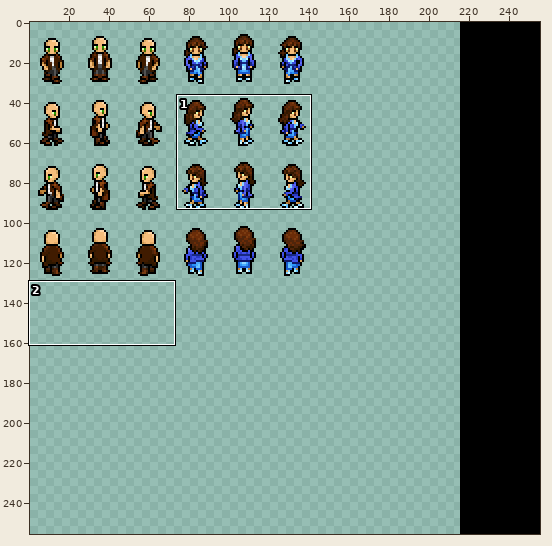
Two versions of one sprite sheet, graphics/characters/char1.png. Above: a wide view before the commit, with the close-up outlined.
Close-up. The starting point:
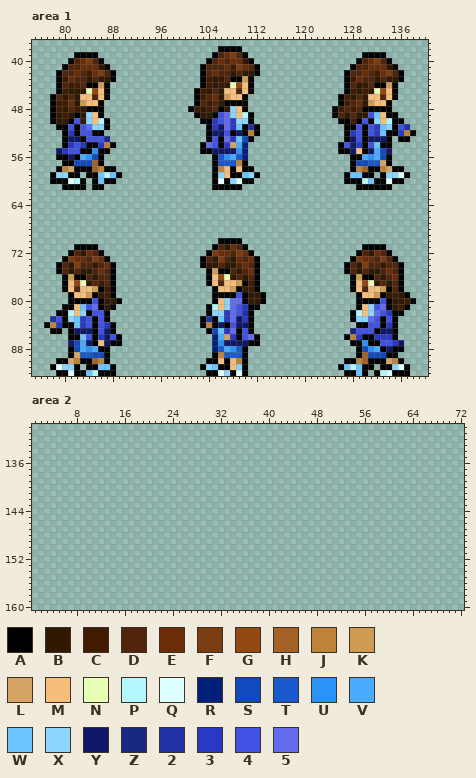
The file is 256x256 pixels. Shown: area 1: x 75..140, y 37..92; area 2: x 1..72, y 130..160. The wide view leaves out empty margins. The commit also changed other parts of the picture, which this record leaves out.
Palette (. is transparent): A #000000  B #311800  C #401b00  D #50250b  E #6b2c08  F #7b3c12  G #904911  H #a46229  J #bd8339  K #cd9c52  L #d5a462  M #f6bd7b  N #e6ffb4  P #b4f6ff  Q #deffff  R #00207b  S #104abd  T #185acd  U #2994f6  V #4aacff  W #6ac5ff  X #8bd5ff  Y #10186a  Z #182983  2 #2031a4  3 #2939c5  4 #4152e6  5 #626aee
Pixels before, area 1 (only the part around the change), first column x 75:
37 ..................................................................
38 ...............................AAAA...............................
39 .......AAAA...................ADEFDA...................AAAA.......
40 ......ADEFDA.................ADEDEEBA.................ADEFDA......
41 .....ADDEEEBA...............ADDDECFEDA...............ADDEEEBA.....
42 ....ADDEDCEFDA..............ADEDDBDBBA..............ADDEDCEFDA....
43 ....ACEDDBDBBA..............ACBBDAAKA...............ACEDDBDBBA....
44 ....ADCCDAAKA...............ACBCBNGMA...............ADBBDAAKA.....
45 ....ACBBBNGMA..............ACBDBMMDMA...............ACBCBNGMA.....
46 ...ADBDBMMDMA..............ACDEBKMMA...............ACBDBMMDMA.....
47 ...ACCEBKMMA...............ADCDBAAAA...............ACDEBKMMA......
48 ...ACBDCBAAA..............ACBCDABXMA..............ACDCDAAAAA......
49 ...ABCBABXMA...............ABBA45XMPA.............ADBDBB4WMAA.....
50 ...ABBA4BXMPA...............AA3453XXA..............AACA4AXMPAA....
51 ....AA4A45XXA................A3Y53WA2A..............AA4A43WXA42...
52 .....A3A44AA.................AYY4AYAJA..............A34A43WAA3JA..
53 .....AYYA444Z................A4A53WSA...............AY4AYYYA.AA...
54 .....A343AA3JA..............A54A3LVR...............A4Y3A4WAA......
55 ....Y344AAUAA...............AAYYYYUR...............AAYMAYVSY......
56 ....AAYAVUSA..................ATUVTR.................AAVUVSA......
57 .....AASSSHA..................ATTTJA.................ASSTTLA......
58 ....AJLAAAHJAA................AJMAMAA................AJHAAJLAA....
59 ...AXXAA.AAWPWA...............AXMAAWXA..............AWWAA.AXXQA...
60 ...AAAQPA.AWAA................AQAXQAA...............AAAPWAAQAA....
61 .....AAAA.AA..................AAAAA...................AAAAAA......
62 ..................................................................
63 ..................................................................
64 ..................................................................
65 ..................................................................
66 ..................................................................
67 ..................................................................
68 ..................................................................
69 ..................................................................
70 ...............................AAAA...............................
71 .......AAAA...................ADBEDA...................AAAA.......
72 ......ADBEDA.................AFEEDFEA.................ADBEDA......
73 .....AFEEDFEA...............ADBFDBEDEA...............AFEEDFDA.....
74 ....ADBFDDBDEA..............ABBDBBDEDA..............ADBFDDBDDA....
75 ....ADBDBBDEDA...............AKAADBDEA..............ADBDBBDEDA....
76 .....AKAADBDDA...............AMGNBDBDA...............AKAADBDEA....
77 .....AMGNBDCDA...............AMDMMKACA...............AMGNBDBDA....
78 .....AMDMMKACA................AMMKABCA...............AMDMMKADA....
79 ......AMMKABCA................AAAA4ABBA...............AMMKABCBA...
80 ......AAAA4ABBA...............AMX55ABBA...............AAAA4ABBCA..
81 .....AAMW45ABA...............APMX543AA................AMX45ABCA...
82 ....AAPMXA44A................AXX3542A................APMX543AA....
83 ...24AXW34A4A...............A2AW35Y3A................AXX54A4A.....
84 ..AJ3AAW34A43A..............AJAYA4YYA.................AA44A3A.....
85 ...AA.AYYYA4YA...............ASW35A4A................Z444AYYA.....
86 ......AAW4A3Y4A...............RVL3A45A..............AJ3AA333A.....
87 ......YSVYAMYAA...............RUYYYYAA...............AAUAA443Y....
88 ......ASVUVAA.................RTVUTA..................ASUVAYAA....
89 ......ALTTSSA.................AJTTTA..................AHSSSAA.....
90 ....AALJAAHJA................AAMAMJA................AAJHAAALJA....
91 ...AQXXA.AAWWA..............AXWAAMXA...............AWPWAA.AAXQA...
92 ....AAQAAWPAAA...............AAQXAQA................AAWA.APQAAA...
Now the later version:
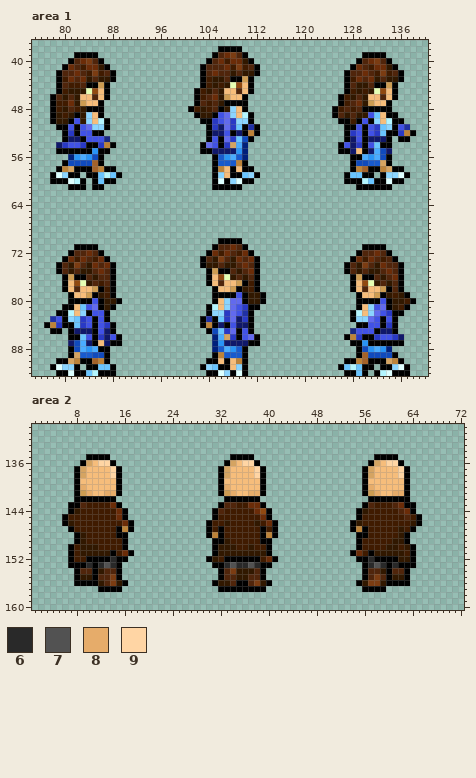
Colours new in this view: 6 #292929  7 #525252  8 #e6ac6a  9 #ffd5a4
What changed:
Changed rows in their new state; - is an unchanged pixel.
Area 1:
first column x 81:
40 --------------------------C---------------------------
41 E-C--------------------------C------------------E-C---
42 ----FC----------------------------------------------FC
43 --E-----------------------------------------------E---
first column x 79:
54 Y34-
55 AAAA
56 ..RU
57 --S-
59 Q---
61 -.--
first column x 81:
71 --------------------------D--------------------------
72 --D---------------------EC--C---------------------D--
73 EC--C-------------------------------------------EC--C
74 ---BE----------------------------------------------BE
first column x 133:
86 443Y
87 AAAA
88 UR..
89 -S--
Area 2:
first column x 6:
135 ----AAAA--------------------AAAA--------------------AAAA----
136 ---ALM99A------------------ALM99A------------------ALM99A---
137 --ALMMMM9A----------------ALMMMM9A----------------ALMMMM9A--
138 --ALMMMM9A----------------ALMMMM9A----------------ALMMMM9A--
139 --AMMMMMMA----------------AMMMMMMA----------------AMMMMMMA--
140 --A8MMMMMA----------------A8MMMMMA----------------A8MMMMMA--
141 --AK8MM88A----------------AK8MM88A----------------AK8MM88A--
142 --AAAAAAA------------------AAAAAA------------------AAAAAAA--
143 -AADCCCCEA----------------ADDCCEEA----------------ADCCCDEAA-
144 -ABCCCCCCEA--------------ADCCCCCEGA--------------ABCCCCCDEA-
145 ACCCCCCCCEA--------------ACCCCCCCEA--------------ACCCCCCCDCA
146 ABCCCCCCCCEA------------ACCBCCCCBCEA------------ABCCCCCCCCBA
147 -ACCCCCCCAJA------------ACACCCCCCACA------------AJACCCCCBCA-
148 --ABCCCCCAA-------------AJACCCCCCAJA-------------AACCCCCBA--
149 --ABCCCCCCA--------------AABCCCCCAA--------------ACCCCCBBA--
150 -ACBBBCCCCA--------------ABBBCCBCCA--------------ACCCCBBCBA-
151 -ACBBBBBACEA-------------ABBBBBBBBA-------------AECABBBBBCA-
152 -ACCAAAA6AA-------------ABCAAAAAACEA-------------AA6AAAABBA-
153 -AAA6A676A---------------AA676676AA---------------A676A6AAA-
154 --ADDABDDA----------------ADFBBBDA----------------ADDBADDA--
155 --ABBADDFA----------------ADDBBDDA----------------ADFDABBA--
156 --AAAABDFBA--------------ABBDAADFBA--------------ABFFBAAAA--
157 ------AAAA----------------AAAAAAAA----------------AAAA------
